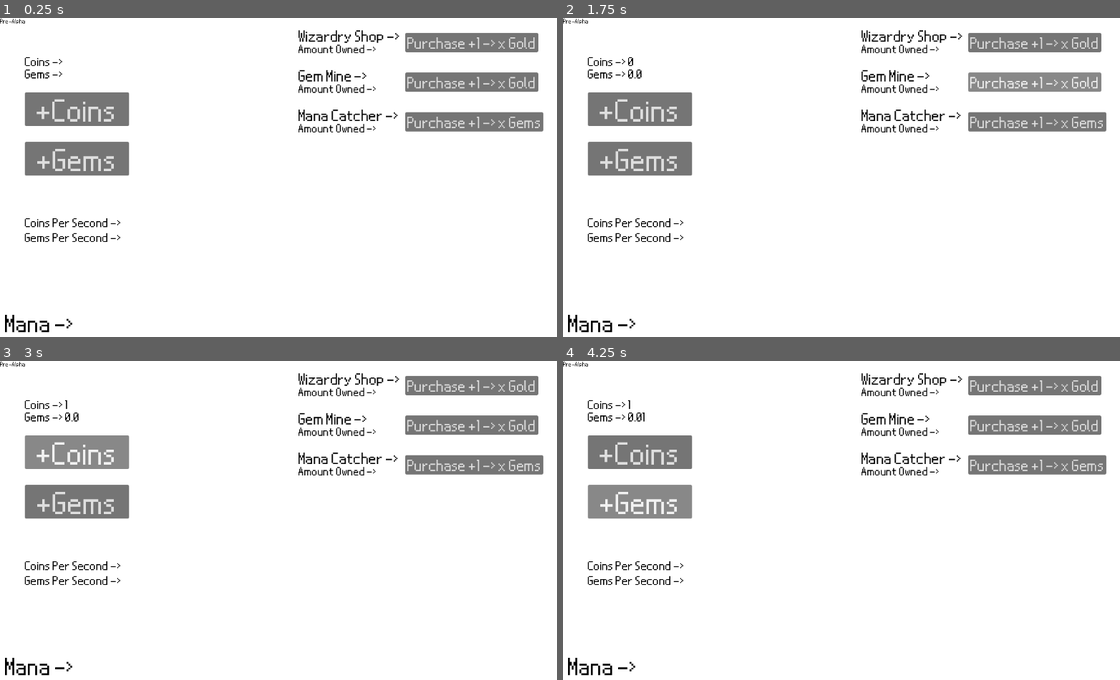
Above: before the commit, frames 1-4 (two rows, left to right).
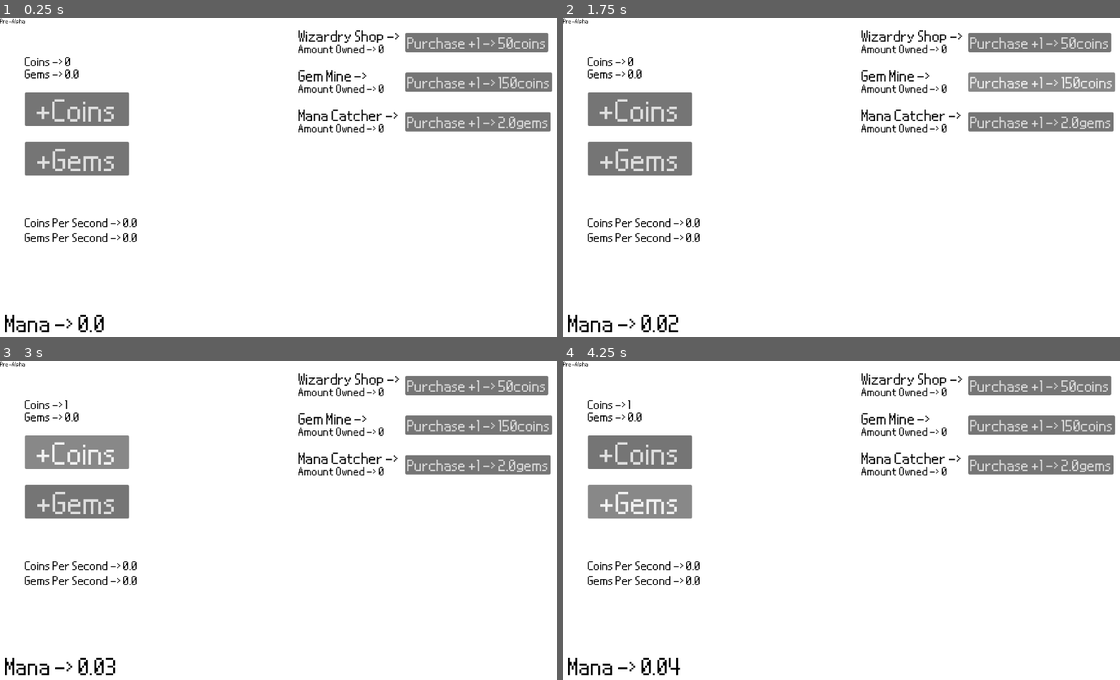
Above: after the commit, the same moments.

Repository: ae1gis/idle-coin-game
Game: Godot game, scene res://scenes/base_game.tscn
Same seed, same stepped clock (60 frames per second), same inputs: the game is played once before the commit and once after it.
Inputs:
- Up to frame 1 (0.25 s): no input
- Up to frame 2 (1.75 s): click "Purchase +1 -> x Gold" (after the commit: "Purchase +1 -> 50coins") at 0.5 s; click "Purchase +1 -> x Gold" (after the commit: "Purchase +1 -> 150coins") at 1.25 s
- Up to frame 3 (3 s): click "Purchase +1 -> x Gems" (after the commit: "Purchase +1 -> 2.0gems") at 2 s; click "+Coins" at 2.75 s
- Up to frame 4 (4.25 s): click "+Gems" at 3.5 s

The runs differ from the first frame. In frame 1, 1.0% of the frame differs, in the area x 11-100%, y 4-99%; in frame 2, 1.0%; in frame 3, 1.0%; in frame 4, 1.0%.
Error before the commit: Invalid access to property or key 'struct_data_change' on a base object of type 'Resource (GameData)'. (res://scripts/shop_gui_manager.gd:14)

Commit message:
Gems are now subtracted upon purchasing structs with the gems resource cost

Diff:
--- a/game_data.gd
+++ /dev/null
@@ -1,15 +0,0 @@
-extends Resource
-class_name GameData
-
-signal coin_change(new_value: int)
-signal gem_change(new_value: int)
-
-@export var coins: int = 0:
-	set(value):
-		coins = value
-		coin_change.emit(coins)
-
-@export var gems: float = 0:
-	set(value):
-		gems = value
-		gem_change.emit(gems)
--- /dev/null
+++ b/game_data.tres
@@ -0,0 +1,7 @@
+[gd_resource type="Resource" script_class="GameData" format=3 uid="uid://dkyo6pt7n1ptk"]
+
+[ext_resource type="Script" uid="uid://biumj6bo67idh" path="res://scripts/game_data.gd" id="1_n2krc"]
+
+[resource]
+script = ExtResource("1_n2krc")
+metadata/_custom_type_script = "uid://biumj6bo67idh"
--- a/global_game_data.tres
+++ /dev/null
@@ -1,7 +0,0 @@
-[gd_resource type="Resource" script_class="GameData" format=3 uid="uid://dwgx45p88tlp3"]
-
-[ext_resource type="Script" uid="uid://biumj6bo67idh" path="res://scripts/game_data.gd" id="1_krvi0"]
-
-[resource]
-script = ExtResource("1_krvi0")
-metadata/_custom_type_script = "uid://biumj6bo67idh"
--- a/scenes/base_game.tscn
+++ b/scenes/base_game.tscn
@@ -2,7 +2,7 @@
 
 [ext_resource type="FontFile" uid="uid://dyr6wuvktby3v" path="res://graphics/fonts/Nintendo-DS-BIOS.ttf" id="1_6ic67"]
 [ext_resource type="Script" uid="uid://cj4vhewcib4qr" path="res://scripts/core_logic.gd" id="1_opqod"]
-[ext_resource type="Resource" uid="uid://dwgx45p88tlp3" path="res://global_game_data.tres" id="2_0i5j1"]
+[ext_resource type="Resource" uid="uid://dkyo6pt7n1ptk" path="res://game_data.tres" id="2_5hrvv"]
 [ext_resource type="Script" uid="uid://d3oo3dftc4ww7" path="res://scripts/gui_manager.gd" id="2_iminf"]
 [ext_resource type="PackedScene" uid="uid://7wwkl7716y0h" path="res://scenes/game_shop.tscn" id="5_5hrvv"]
 [ext_resource type="AudioStream" uid="uid://da5m5w0msnnld" path="res://audio/driken5482-retro-coin-4-236671.mp3" id="5_vn611"]
@@ -10,7 +10,7 @@
 
 [node name="BaseGame" type="Node2D" unique_id=1155909837 node_paths=PackedStringArray("mana_timer")]
 script = ExtResource("1_opqod")
-data = ExtResource("2_0i5j1")
+data = ExtResource("2_5hrvv")
 mana_timer = NodePath("GameTimers/ManaGenerationTimer")
 
 [node name="GameGUI" type="Control" parent="." unique_id=914802850]
@@ -19,7 +19,7 @@
 offset_right = 40.0
 offset_bottom = 40.0
 script = ExtResource("2_iminf")
-data = ExtResource("2_0i5j1")
+data = ExtResource("2_5hrvv")
 
 [node name="BaseGUI" type="CanvasLayer" parent="GameGUI" unique_id=395032163]
 
--- a/scenes/game_shop.tscn
+++ b/scenes/game_shop.tscn
@@ -3,7 +3,7 @@
 [ext_resource type="Script" uid="uid://bbq5bhul7eimv" path="res://scripts/shop_gui_manager.gd" id="1_lre78"]
 [ext_resource type="Script" uid="uid://2xemc85ng2uc" path="res://scripts/shop_logic.gd" id="1_pt8xj"]
 [ext_resource type="FontFile" uid="uid://dyr6wuvktby3v" path="res://graphics/fonts/Nintendo-DS-BIOS.ttf" id="1_ywhl0"]
-[ext_resource type="Resource" uid="uid://dwgx45p88tlp3" path="res://global_game_data.tres" id="2_lre78"]
+[ext_resource type="Resource" uid="uid://dkyo6pt7n1ptk" path="res://game_data.tres" id="2_o7mqk"]
 
 [node name="Control" type="Control" unique_id=533479704]
 layout_mode = 3
@@ -11,11 +11,11 @@
 offset_right = 40.0
 offset_bottom = 40.0
 script = ExtResource("1_pt8xj")
-data = ExtResource("2_lre78")
+data = ExtResource("2_o7mqk")
 
 [node name="BaseGUI" type="CanvasLayer" parent="." unique_id=98005921]
 script = ExtResource("1_lre78")
-data = ExtResource("2_lre78")
+data = ExtResource("2_o7mqk")
 
 [node name="ColorRect" type="ColorRect" parent="BaseGUI" unique_id=1785830641]
 anchors_preset = 11
--- a/scripts/game_data.gd
+++ b/scripts/game_data.gd
@@ -34,21 +34,24 @@
 		"resource_target": "coins",
 		"resource_increase": 5,
 		"cost_target": "coins",
-		"resource_cost": 50
+		"resource_cost": 50,
+		"cost_multiplier": 1.18
 	},
 	"gem_mine": {
 		"amount_owned": 0,
 		"resource_target": "gems",
 		"resource_increase": 0.1,
 		"cost_target": "coins",
-		"resource_cost": 150
+		"resource_cost": 150,
+		"cost_multiplier": 1.18
 	},
 	"mana_catcher": {
 		"amount_owned": 0,
 		"resource_target": "mana_rate",
 		"resource_increase": 0.05,
 		"cost_target": "gems",
-		"resource_cost": 2
+		"resource_cost": 2.0,
+		"cost_multiplier": 1.18
 	}
 }:
 	set(value):
--- a/scripts/gui_manager.gd
+++ b/scripts/gui_manager.gd
@@ -22,14 +22,18 @@
 	coin_label.text = "Coins -> " + str(new_value)
 
 func _on_gem_change(new_value: float):
-	gem_label.text = "Gems -> " + str(new_value)
+	gem_label.text = "Gems -> %.1f" % data.gems
 
 func _on_mana_change(_new_value: float):
 	mana_label.text = "Mana -> %.2f" % data.mana
 
-func calculate_resource_per_second(resource_name: String, timer_length: float) -> float:
+func _process(delta: float) -> void:
+	coins_per_second_label.text = "Coins Per Second -> " + str(calculate_resource_per_second("coins"))
+	gems_per_second_label.text = "Gems Per Second -> " + str(calculate_resource_per_second("gems"))
+
+func calculate_resource_per_second(resource_name: String) -> float:
 	var RPS: float = 0
 	for struct in data.struct_data:
 		if data.struct_data[struct]["resource_target"] == resource_name:
 			RPS += data.struct_data[struct]["resource_increase"] * data.struct_data[struct]["amount_owned"]
-	return RPS * timer_length
+	return RPS
--- a/scripts/shop_logic.gd
+++ b/scripts/shop_logic.gd
@@ -3,23 +3,30 @@
 @export var data: GameData
 
 func _on_wizardry_shop_button_pressed() -> void:
-	execute_purchase("wizardry_shop")
+	execute_purchase("wizardry_shop", data.coins)
 
 func _on_gem_mine_button_pressed() -> void:
-	execute_purchase("gem_mine")
+	execute_purchase("gem_mine", data.coins)
 
 func _on_mana_catcher_button_pressed() -> void:
-	if execute_purchase("mana_catcher"):
+	if execute_purchase("mana_catcher", data.gems):
 		data.mana_rate = data.struct_data["mana_catcher"]["resource_increase"] * data.struct_data["mana_catcher"]["amount_owned"]
 
-func execute_purchase(purchase_target: String) -> bool:
-	if data.coins >= data.struct_data[purchase_target]["resource_cost"]:
+func execute_purchase(purchase_target: String, resource_target: float) -> bool:
+	var cost = data.struct_data[purchase_target]["resource_cost"]
+	var resource_type = data.struct_data[purchase_target]["cost_target"]
+	var struct_cost_multiplier = data.struct_data[purchase_target]["cost_multiplier"]
+
+	if data[resource_type] >= cost:
+		data[resource_type] -= cost
+
 		data.struct_data[purchase_target]["amount_owned"] += 1
-		data.coins -= data.struct_data[purchase_target]["resource_cost"]
-		data.struct_data[purchase_target]["resource_cost"] *= 1.15
-		data.struct_data = data.struct_data
-		print("purchase of <" + purchase_target + "> successful")
+		data.struct_data[purchase_target]["resource_cost"] *= struct_cost_multiplier
+
+		data.struct_data_change.emit(data.struct_data)
+
+		print("purchase of " + purchase_target + " successful")
 		return true
 	else:
-		print("purchase of <" + purchase_target + "> unsuccessful")
+		print("purchase of " + purchase_target + " failed")
 		return false
Not shown, removed: game_data.gd.uid
